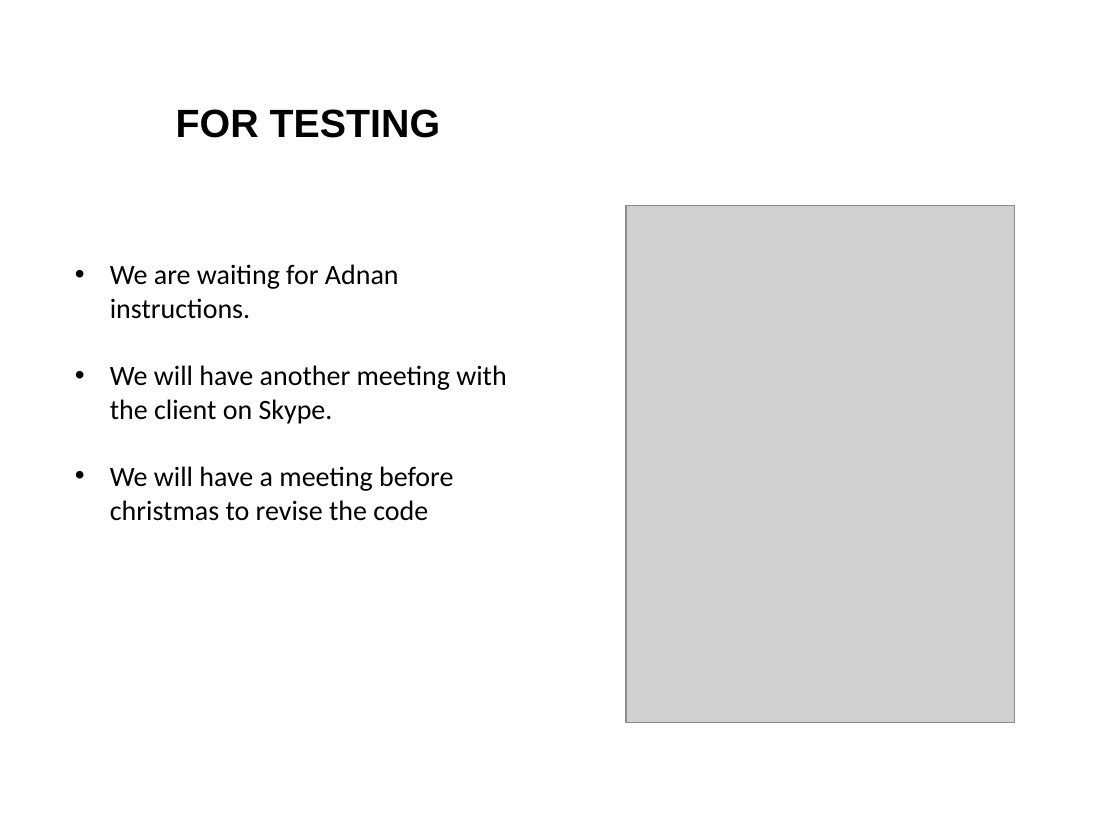
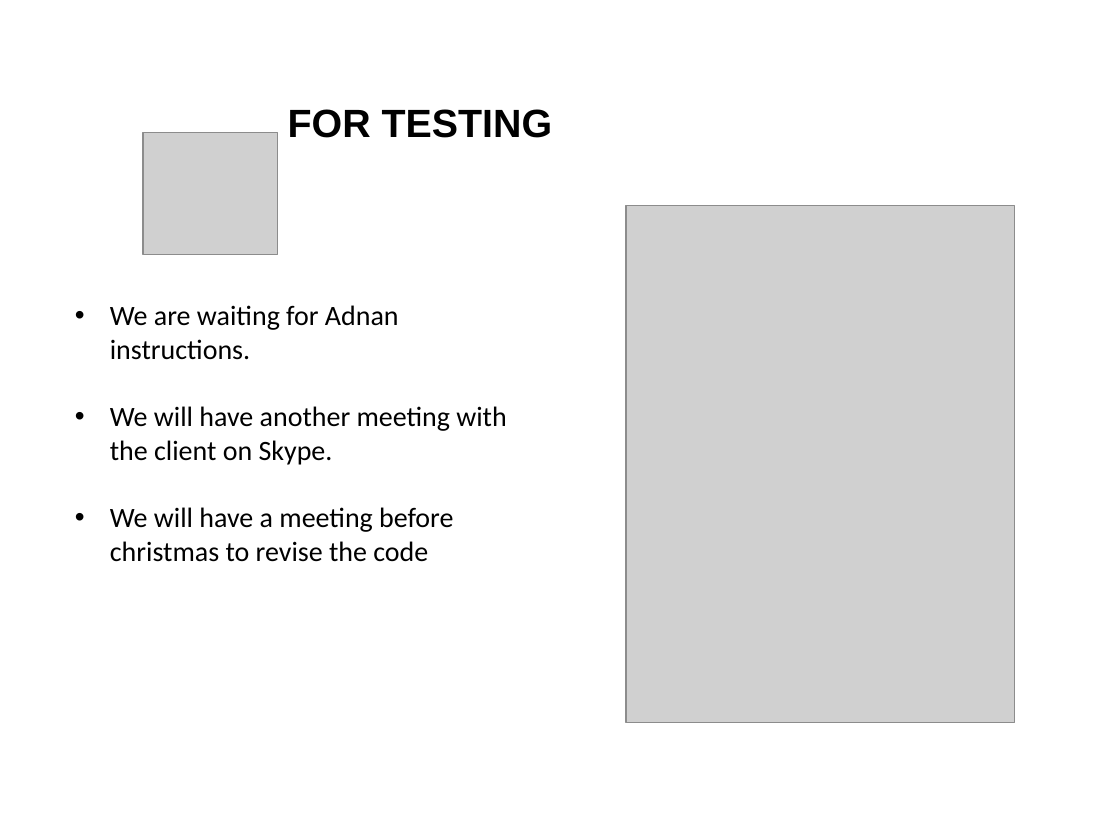
Before and after one commit to deerel/DVA313VolvoCoPilot, a slide deck: slide 19 of Presentations/Project Presentation #2 - mandatory 20171206.pptx. Drawn at 1120x840 pixels with LibreOffice and Linux fonts; fonts in the diff are those of the drawing; grey boxes stand for pictures; background and template pictures are left out. Boxes give left, top, right and bottom in pixels: in the first picture for what was removed or moved away, otherwise in the second. Text is boxed around its words. In the diff, an @@ line names an element or a change of style, - is before the commit and + after.

```diff
--- a/Presentations/Project Presentation #2 - mandatory 20171206.pptx
+++ b/Presentations/Project Presentation #2 - mandatory 20171206.pptx
@@ title "FOR TESTING": place and size @@
-title "FOR TESTING" at (176,109,441,138)
+title "FOR TESTING" at (288,109,553,138)
@@ picture added at (143,132,278,254) @@
@@ text "We are waiting for Adnan ...": place and size @@
-text "We are waiting for Adnan ..." at (110,264,506,521)
+text "We are waiting for Adnan ..." at (110,305,506,562)
```
Also in this commit, not shown: 6 other slides changed.
